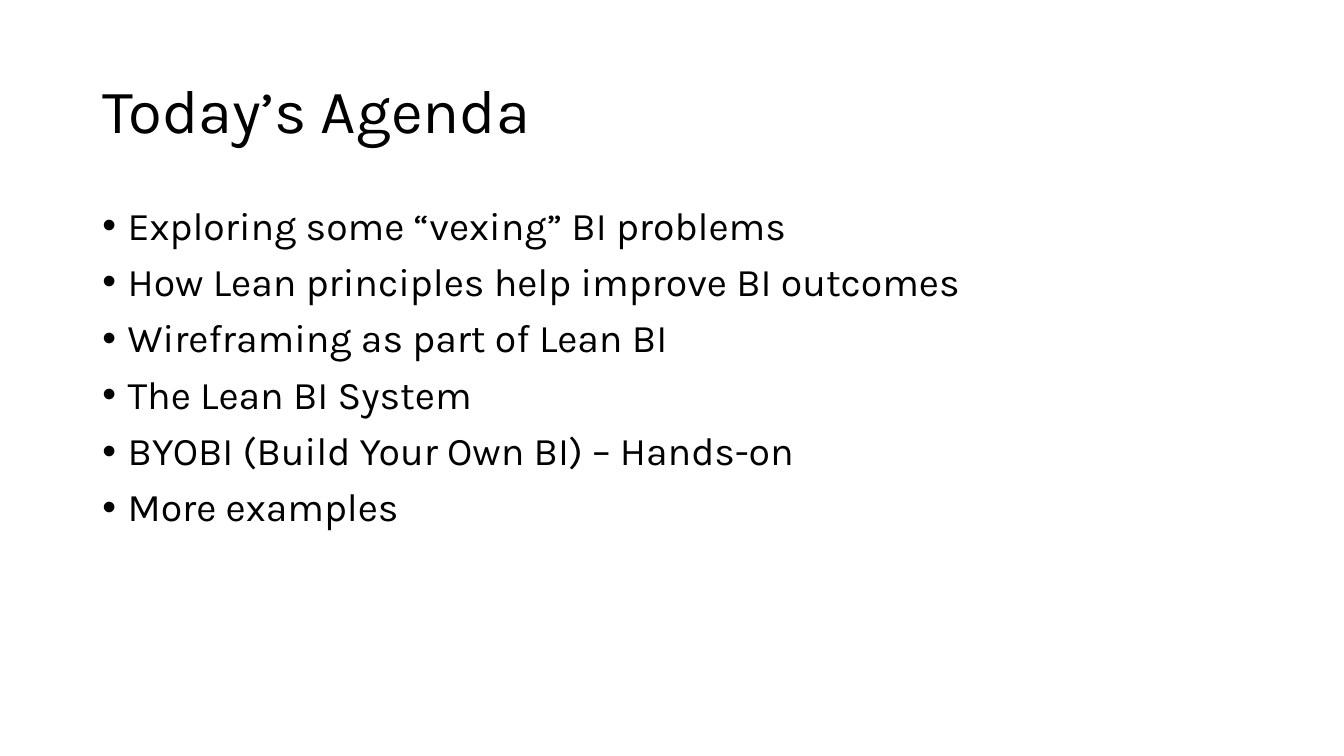
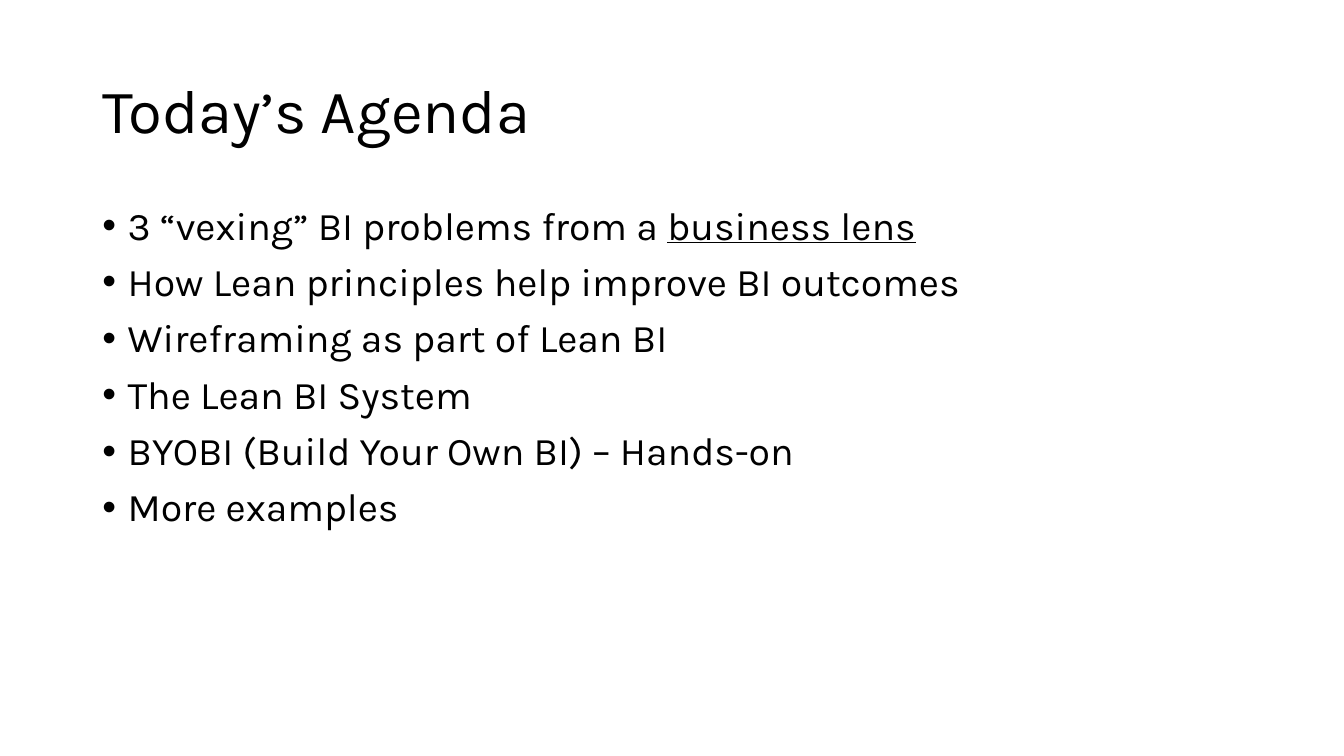
Before and after one commit to vikramnayak-com/lean-bi, a slide deck: slide 2 of Wireframing_Lean_BI_using_AI.pptx. Drawn at 1344x756 pixels with LibreOffice and Linux fonts; fonts in the diff are those of the drawing. Boxes give left, top, right and bottom in pixels: in the first picture for what was removed or moved away, otherwise in the second. Text is boxed around its words. In the diff, an @@ line names an element or a change of style, - is before the commit and + after.

```diff
--- a/Wireframing_Lean_BI_using_AI.pptx
+++ b/Wireframing_Lean_BI_using_AI.pptx
@@ text at box(128, 213, 915, 250): text changed @@
-• Exploring some “vexing” BI problems
+• 3 “vexing” BI problems from a business lens
```
Also in this commit, not shown: 9 other slides changed, 2 slides added, 1 slide removed.
